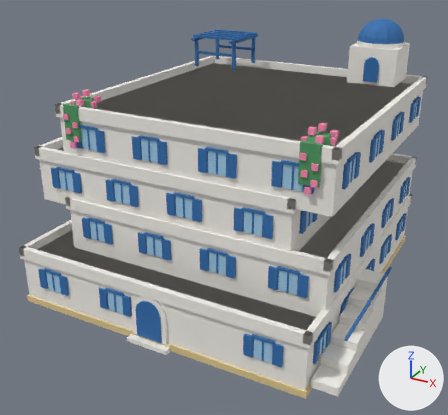
Two versions of the Blender file assets/managed-models/buildings/house-2x2-4f-aegean-a/house-2x2-4f-aegean-a.blend, one commit apart.
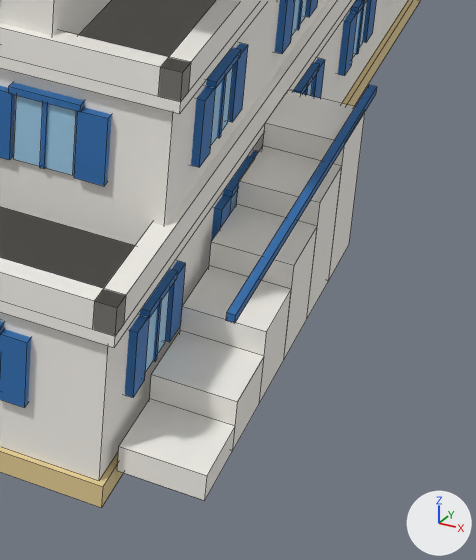
Each version appears first whole from a camera (50 mm lens) standing at (1.65, -3.26, 2.07) and looking at (-0.05, -0.16, 0.52), and next in a close-up on the part from 61% to 94% of the width and 58% to 100% of the height. Arrows for +X, +Y and +Z are at lower right; the lights stay in place. The first two pictures are the older version. The close-ups show mesh edges as thin lines.

Objects in the first close-up: 'house-2x2-4f-aegean-a'.
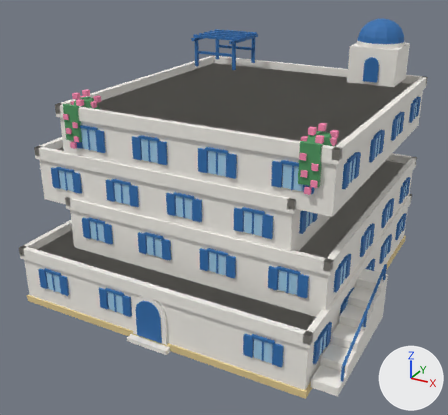
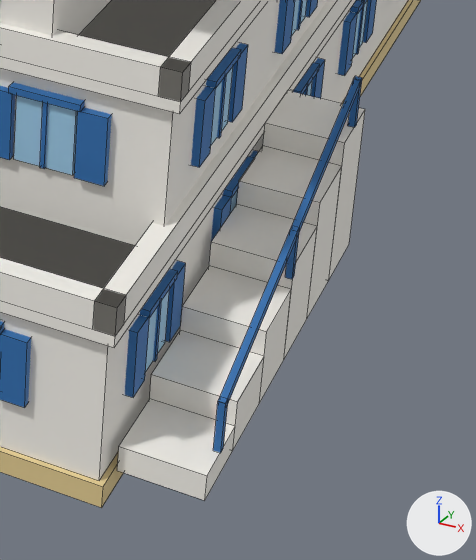
What differs and where, as boxes [x1, y1, x2, y2] in the close-ups (476 x 560 px; the box of a moved part takes in the faces that stretch with it):
```json
{"part": 1, "of": "me_house_2x2_4f_aegean_a", "change": "added", "after": [213, 400, 228, 453], "on screen": "blue"}
{"part": 2, "of": "me_house_2x2_4f_aegean_a", "change": "added", "after": [285, 228, 299, 279]}
{"part": 3, "of": "me_house_2x2_4f_aegean_a", "change": "added", "after": [348, 76, 362, 127]}
{"part": 4, "of": "me_house_2x2_4f_aegean_a", "change": "moved or reshaped", "before": [226, 85, 377, 323], "after": [219, 80, 361, 405]}
```

Scene script edits in JSON lines:
```json
{"block": "me_house_2x2_4f_aegean_a", "where": "# used by ob_house_2x2_4f_aegean_a; location = (0.0, 0.0, 0.0)"}
{"block": "me_house_2x2_4f_aegean_a", "where": "# verts and faces of me_house_2x2_4f_aegean_a; kept vertices keep their numbers, new ones are numbered from 3368"}
{"block": "me_house_2x2_4f_aegean_a", "where": "# before: 2892 (0.97, -0.85, 0.32) at pixel (225, 320), 2893 (0.99, -0.85, 0.32) at pixel (234, 323), 2894 (0.99, -0.07, 0.32) at pixel (376, 93), 2895 (0.97, -0.07, 0.32), 2896 (0.97, -0.85, 0.33) at pixel (226, 312)"}
{"block": "me_house_2x2_4f_aegean_a", "where": "# before: 2897 (0.99, -0.85, 0.33) at pixel (235, 315), 2898 (0.99, -0.07, 0.33) at pixel (377, 86), 2899 (0.97, -0.07, 0.33) at pixel (369, 84)"}
{"op": "remove", "block": "me_house_2x2_4f_aegean_a", "code": "me_house_2x2_4f_aegean_a.from_pydata(...)  # 3368 vertices, 2539 faces; spans x -1.0..0.99, y -1.0..1.0, z 0.0..1.59"}
{"op": "add", "block": "me_house_2x2_4f_aegean_a", "code": "me_house_2x2_4f_aegean_a.from_pydata(...)  # 3392 vertices, 2557 faces; spans x -1.0..0.99, y -1.0..1.0, z 0.0..1.59"}
{"block": "me_house_2x2_4f_aegean_a", "change": "me_house_2x2_4f_aegean_a part 1: a new loose piece, a box spanning x 0.974..0.986, y -0.856..-0.844, z 0.087..0.179, in mat_m_house_2x2_4f_aegean_a"}
{"block": "me_house_2x2_4f_aegean_a", "change": "me_house_2x2_4f_aegean_a part 2: a new loose piece, a box spanning x 0.974..0.986, y -0.531..-0.519, z 0.203..0.295, in mat_m_house_2x2_4f_aegean_a"}
{"block": "me_house_2x2_4f_aegean_a", "change": "me_house_2x2_4f_aegean_a part 3: a new loose piece, a box spanning x 0.974..0.986, y -0.206..-0.194, z 0.32..0.412, in mat_m_house_2x2_4f_aegean_a"}
{"block": "me_house_2x2_4f_aegean_a", "change": "me_house_2x2_4f_aegean_a part 4"}
{"op": "add", "block": "me_house_2x2_4f_aegean_a", "code": "for i in [2892, 2893, 2896, 2897]: verts[i] += (0.0, 0.0, -0.15)"}
{"op": "add", "block": "me_house_2x2_4f_aegean_a", "code": "for i in [2894, 2895, 2898, 2899]: verts[i] += (0.0, -0.13, 0.08)"}
```
